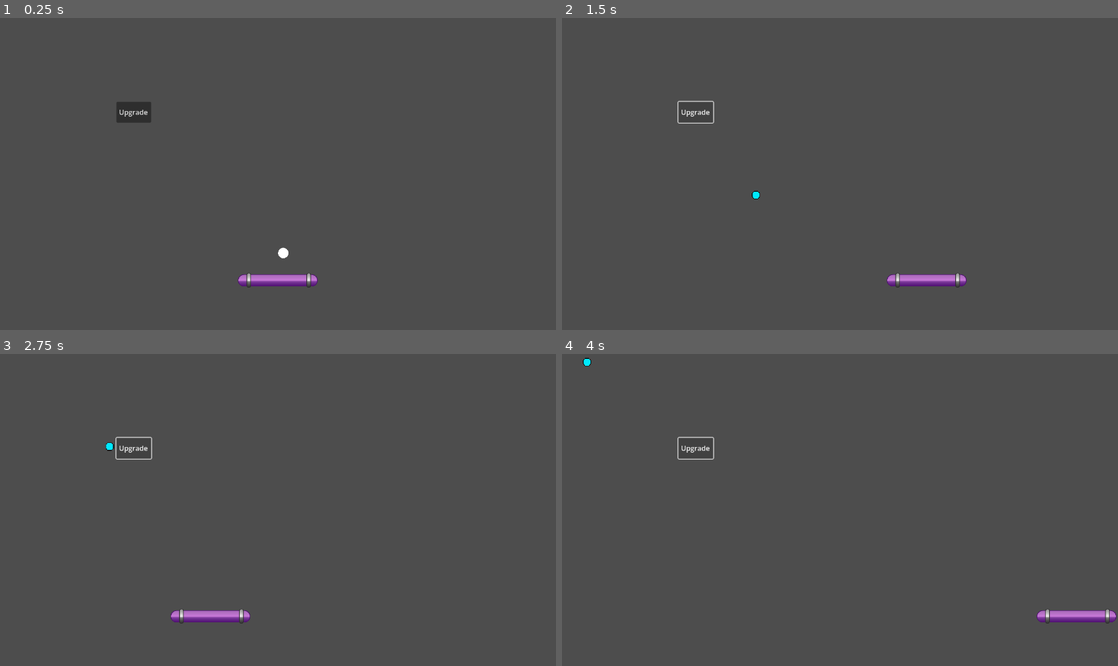
Above: before the commit, frames 1-4 (two rows, left to right).
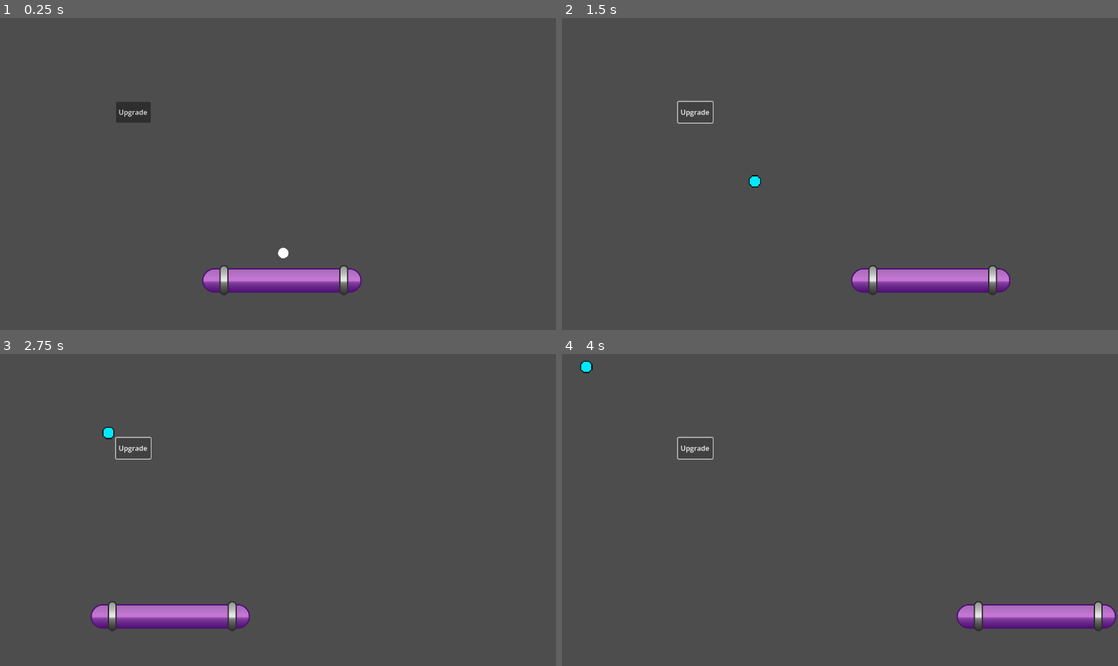
Above: after the commit, the same moments.

Repository: RuiTheSalted/Brick-by-Brick
Game: Godot game, scene res://scenes/level.tscn
Same seed, same stepped clock (60 frames per second), same inputs: the game is played once before the commit and once after it.
Inputs:
- Up to frame 1 (0.25 s): no input
- Up to frame 2 (1.5 s): click "Upgrade" at 0.5 s; hold Right (ui_right) from 1.28 s (still down)
- Up to frame 3 (2.75 s): release Right (ui_right) at 2.03 s; hold Left (ui_left) from 2.03 s (still down)
- Up to frame 4 (4 s): release Left (ui_left) at 2.78 s; hold Right (ui_right) from 2.78 s (still down)

The runs differ from the first frame. In frame 1, 1.8% of the frame differs, in the area x 21-65%, y 29-89%; in frame 2, 2.0%; in frame 3, 2.0%, in the area x 16-45%, y 23-89%; in frame 4, 2.0%.

Commit message:
added a tennisball Sprite as tennisBall.png

Diff:
--- a/scenes/level.tscn
+++ b/scenes/level.tscn
@@ -22,7 +22,10 @@
 position = Vector2(639, 360)
 
 [node name="Paddle" parent="." unique_id=1100885600 instance=ExtResource("1_2q6dc")]
-position = Vector2(639, 604)
+position = Vector2(649, 604)
+scale = Vector2(2, 2)
+disable_mode = 1
+safe_margin = 0.001
 
 [node name="Ball" parent="." unique_id=777500282 instance=ExtResource("2_w7c3h")]
 position = Vector2(701, 491)
@@ -46,4 +49,5 @@
 shape = SubResource("RectangleShape2D_ppgk2")
 
 [node name="Buttons" parent="." unique_id=608108710 instance=ExtResource("3_w8frs")]
-position = Vector2(267, 193)
+top_level = true
+position = Vector2(266, 193)
--- a/scripts/ball.gd
+++ b/scripts/ball.gd
@@ -47,7 +47,7 @@
 		sprite.texture = new_texture
 
 	# Optionally increase ball size with upgrades
-	var scale_increase = 1.0 + (upgrade_level * 0.05)
+	var scale_increase = 1.5 + (upgrade_level * 0.05)
 	var base_scale = ball_scales[texture_index] if texture_index < ball_scales.size() else Vector2(0.1, 0.1)
 	sprite.scale = base_scale * scale_increase
 
Binary file added: assets/spritesArt/ball/tennisBall.png
Not shown, added: assets/spritesArt/ball/tennisBall.png.import
